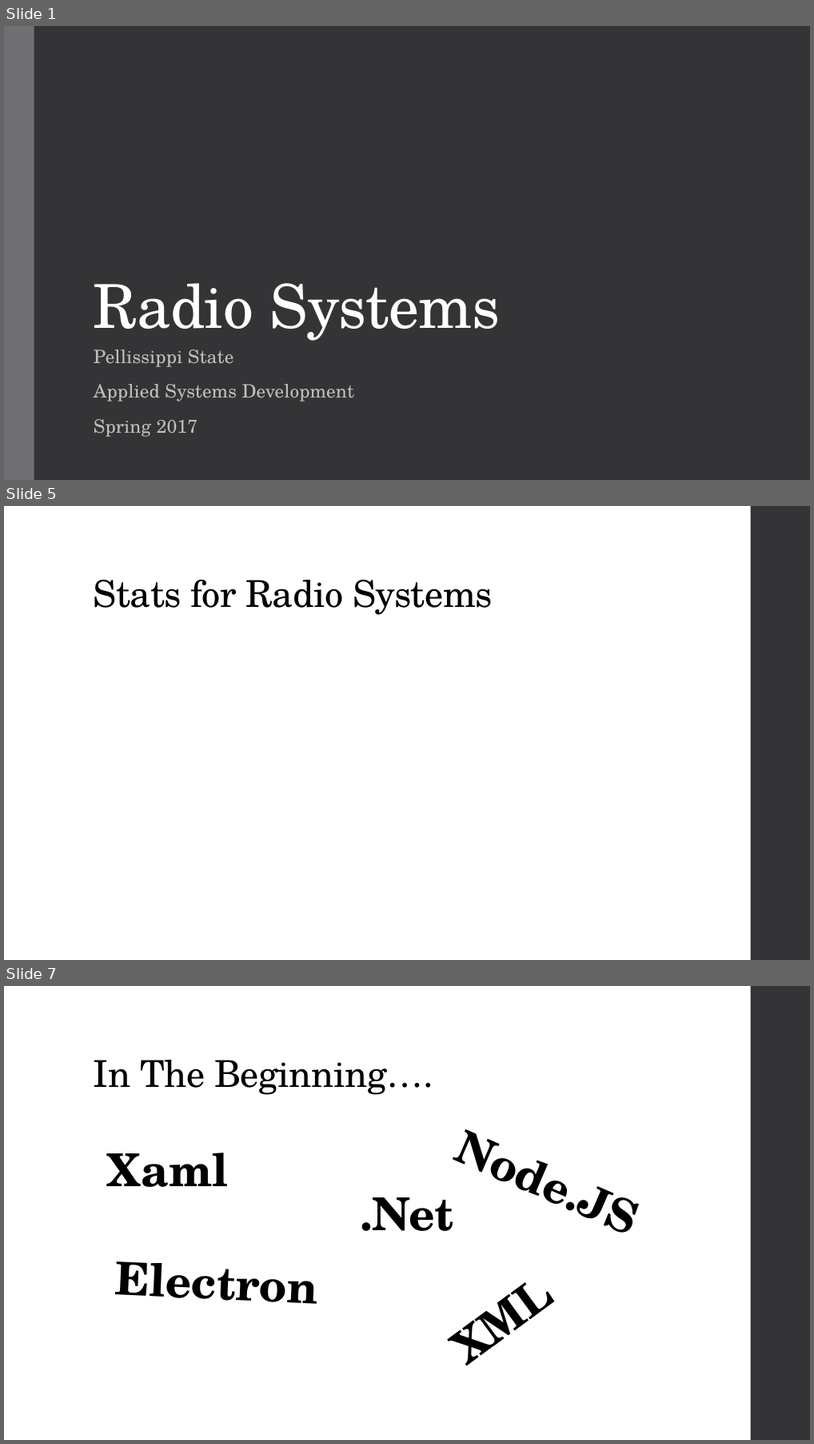
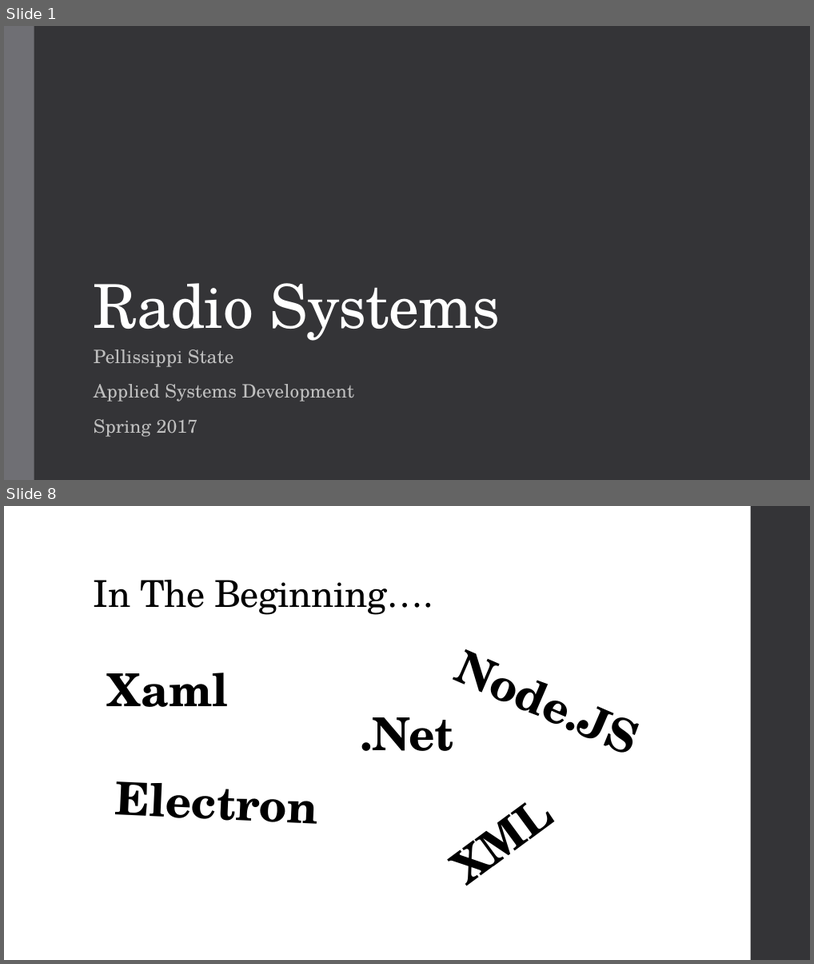
Before and after one commit to RadioSystemsPSCC/Practice, a slide deck: Admin and Documentation/Radio Systems.pptx. Shown one above the other, each under a label of ours: slides 1, 5 and 7 before the commit, slides 1 and 8 after it; the slides between them are not shown. The pictures are 814x1444 and 814x964 pixels, drawn with LibreOffice and Linux fonts; fonts in the diff are those of the drawing. Boxes give left, top, right and bottom in pixels: in the first picture for what was removed or moved away, otherwise in the second. Text is boxed around its words. In the diff, an @@ line names an element or a change of style, - is before the commit and + after.

```diff
--- a/Admin and Documentation/Radio Systems.pptx
+++ b/Admin and Documentation/Radio Systems.pptx
@@ slide 5 removed at (x1=4, y1=506, x2=810, y2=960), background #FFFFFF; not listed: 1 template element that a slide beside it also shows @@
@@ title removed at (x1=94, y1=580, x2=493, y2=615) @@
-Stats for Radio Systems
@@ what was slide 7 is now slide 8 @@
```
Also in this commit, not shown: 4 slides changed, 9 slides added, 2 other slides removed, 19 other files.
